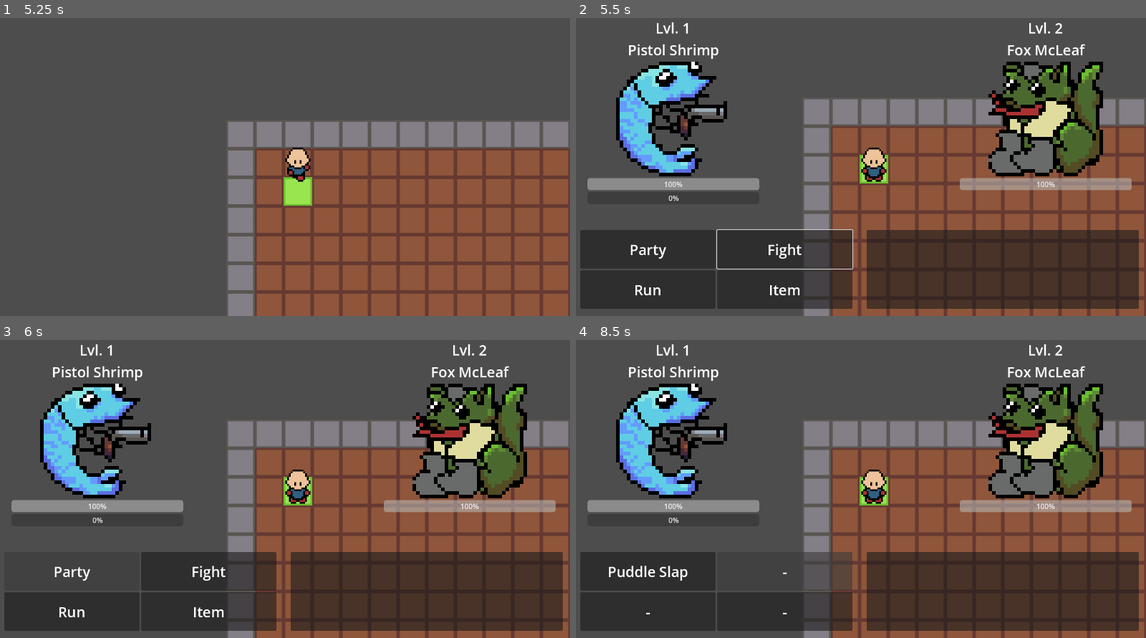
Above: before the commit, frames 1-4 (two rows, left to right).
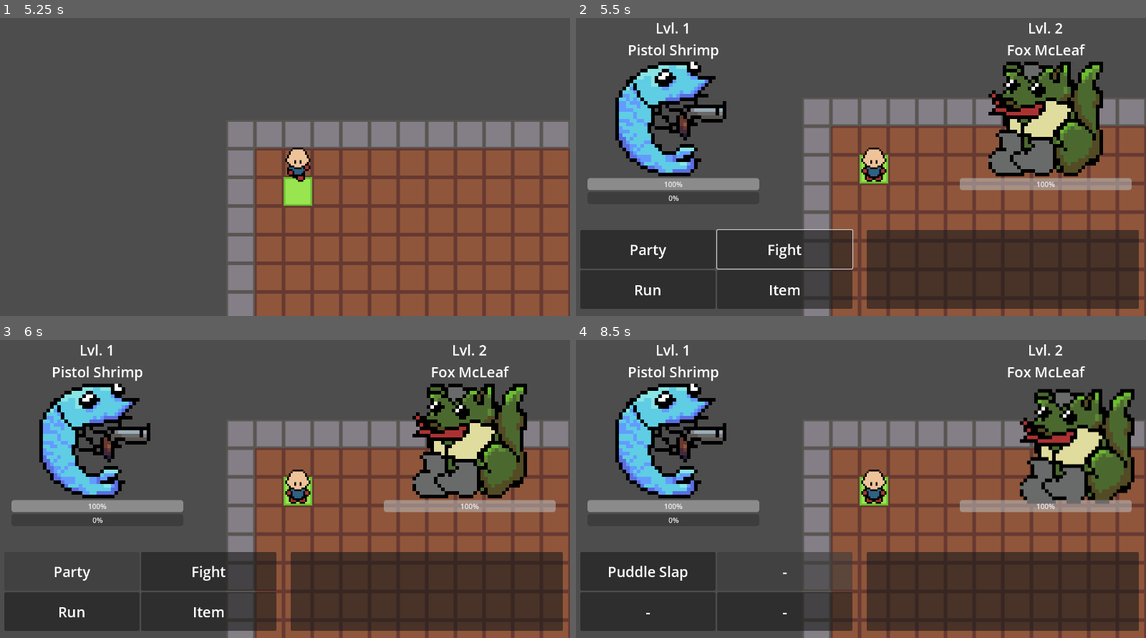
Above: after the commit, the same moments.

Repository: jevonsp/monster-tamer
Game: Godot game, scene res://main/main.tscn
Two runs of this game, one before a commit and one after it. Both use one fixed random seed, a clock stepped at 60 frames per second and the inputs below.
Inputs:
- Up to frame 1 (5.25 s): tap Enter at 0.5 s; hold D (right) 0.53-1.28 s; hold Space (yes) 0.53-1.28 s; hold S (down) 1.28-2.03 s; tap Space (yes) at 1.35, 2.85, 4.35 s; hold D (right) 2.03-2.78 s; hold Space (yes) 2.03-2.78 s; hold W (up) 2.78-3.53 s; hold Space (yes) 3.53-4.28 s; hold A (left) 3.53-5.03 s; tap Escape (no) at 4.15 s; hold S (down) from 5.03 s (still down); hold Space (yes) from 5.03 s (still down)
- Up to frame 2 (5.5 s): keep holding S (down); keep holding Space (yes)
- Up to frame 3 (6 s): release S (down) at 5.75 s; release Space (yes) at 5.75 s; click "Party" at 5.75 s
- Up to frame 4 (8.5 s): click "Fight" at 6.5 s; click "Puddle Slap" at 7.25 s; click "-" at 8 s

Frame 1 is identical in both runs. In frame 2, 0.5% of the frame differs, in the area x 6-27%, y 14-54%; in frame 3, 0.5%; in frame 4, 8.2%, in the area x 6-98%, y 14-56%.

Commit message:
Send Sprite Hit Shake

Diff:
--- a/battle/animation_container.gd
+++ b/battle/animation_container.gd
@@ -5,5 +5,6 @@
 
 
 func _on_move_animation_recieved(scene: PackedScene) -> void:
+	print_debug("Move Animation Recieved")
 	var animation = scene.instantiate()
 	add_child(animation)
--- a/battle/battle.gd
+++ b/battle/battle.gd
@@ -30,20 +30,20 @@
 @onready var move_label_1: Label = $Content/MoveButtons/Button1/Label
 @onready var move_label_2: Label = $Content/MoveButtons/Button2/Label
 @onready var move_label_3: Label = $Content/MoveButtons/Button3/Label
-@onready var player_level_label: Label = $Content/Player/LevelLabel
-@onready var player_name_label: Label = $Content/Player/NameLabel
-@onready var player_texture_rect: TextureRect = $Content/Player/TextureRect
-@onready var player_hp_bar: ProgressBar = $Content/Player/HPBar
-@onready var player_exp_bar: ProgressBar = $Content/Player/EXPBar
-@onready var enemy_level_label: Label = $Content/Enemy/LevelLabel
-@onready var enemy_name_label: Label = $Content/Enemy/NameLabel
-@onready var enemy_texture_rect: TextureRect = $Content/Enemy/TextureRect
-@onready var enemy_hp_bar: ProgressBar = $Content/Enemy/HPBar
+@onready var player_level_label: Label = $Content/PlayerLevelLabel
+@onready var player_name_label: Label = $Content/PlayerNameLabel
+@onready var player_texture_rect: TextureRect = $Content/PlayerTextureRect
+@onready var player_hp_bar: ProgressBar = $Content/PlayerHPBar
+@onready var player_exp_bar: ProgressBar = $Content/PlayerEXPBar
+@onready var enemy_level_label: Label = $Content/EnemyLevelLabel
+@onready var enemy_name_label: Label = $Content/EnemyNameLabel
+@onready var enemy_texture_rect: TextureRect = $Content/EnemyTextureRect
+@onready var enemy_hp_bar: ProgressBar = $Content/EnemyHPBar
+@onready var animation_player: AnimationPlayer = $AnimationPlayer
 
 
 func _ready() -> void:
-	Global.send_player_party.connect(set_player_party)
-	Global.wild_battle_requested.connect(create_wild_battle)
+	connect_signals()
 	bind_buttons()
 
 
@@ -59,7 +59,12 @@
 				change_vis_state(VisibilityState.OPTIONS)
 
 
-#region Battle Setup
+func connect_signals() -> void:
+	Global.send_player_party.connect(set_player_party)
+	Global.wild_battle_requested.connect(create_wild_battle)
+	Global.send_sprite_shake.connect(_on_send_sprite_shake)
+
+
 func bind_buttons() -> void:
 	var option_buttons = get_tree().get_nodes_in_group("option_buttons")
 	for b: Button in option_buttons:
@@ -143,9 +148,11 @@
 func update_hitpoints() -> void:
 	player_hp_bar.max_value = player_actor.max_hitpoints
 	player_hp_bar.value = player_actor.current_hitpoints
+	player_hp_bar.actor = player_actor
+
 	enemy_hp_bar.max_value = enemy_actor.max_hitpoints
 	enemy_hp_bar.value = enemy_actor.current_hitpoints
-
+	enemy_hp_bar.actor = enemy_actor
 
 func update_exp() -> void:
 	var max_exp = Monster.EXPERIENCE_PER_LEVEL * player_actor.level
@@ -169,9 +176,8 @@
 	enemy_party = []
 	toggle_visible()
 	toggle_player()
-#endregion
-
-#region UI Logic
+
+
 func _on_option_pressed(which: Button) -> void:
 	var num: int
 	match which.name:
@@ -231,9 +237,8 @@
 			option_buttons_grid.visible = false
 			move_buttons_grid.visible = true
 			focus_last_used_move(last_focused_move)
-#endregion
-
-#region Turn Execution
+
+
 func add_to_turn_queue(action, actor: Monster, target: Monster) -> void:
 	turn_queue[action] = [actor, target]
 
@@ -298,4 +303,10 @@
 
 func clear_turn_queue() -> void:
 	turn_queue.clear()
-#endregion
+
+
+func _on_send_sprite_shake(target: Monster) -> void:
+	if target == player_actor:
+		animation_player.play("player_hit")
+	else:
+		animation_player.play("enemy_hit")
--- a/battle/battle.tscn
+++ b/battle/battle.tscn
@@ -6,11 +6,69 @@
 [ext_resource type="Script" uid="uid://bk6ypbk1qdow6" path="res://battle/label.gd" id="4_4mnim"]
 [ext_resource type="Script" uid="uid://j3rccy2xlud6" path="res://battle/animation_container.gd" id="5_l1kiu"]
 
+[sub_resource type="Animation" id="Animation_4mnim"]
+length = 0.001
+tracks/0/type = "value"
+tracks/0/imported = false
+tracks/0/enabled = true
+tracks/0/path = NodePath("Content/PlayerTextureRect:position")
+tracks/0/interp = 1
+tracks/0/loop_wrap = true
+tracks/0/keys = {
+"times": PackedFloat32Array(0),
+"transitions": PackedFloat32Array(1),
+"update": 0,
+"values": [Vector2(30, 152)]
+}
+tracks/1/type = "value"
+tracks/1/imported = false
+tracks/1/enabled = true
+tracks/1/path = NodePath("Content/EnemyTextureRect:position")
+tracks/1/interp = 1
+tracks/1/loop_wrap = true
+tracks/1/keys = {
+"times": PackedFloat32Array(0),
+"transitions": PackedFloat32Array(1),
+"update": 0,
+"values": [Vector2(864, 152)]
+}
+
+[sub_resource type="Animation" id="Animation_l1kiu"]
+resource_name = "enemy_hit"
+length = 0.3
+tracks/0/type = "value"
+tracks/0/imported = false
+tracks/0/enabled = true
+tracks/0/path = NodePath("Content/EnemyTextureRect:position")
+tracks/0/interp = 1
+tracks/0/loop_wrap = true
+tracks/0/keys = {
+"times": PackedFloat32Array(0, 0.15, 0.3),
+"transitions": PackedFloat32Array(1, 1, 1),
+"update": 0,
+"values": [Vector2(864, 152), Vector2(934, 164), Vector2(864, 152)]
+}
+
 [sub_resource type="Animation" id="Animation_7fucf"]
 resource_name = "player_hit"
+length = 0.3
+tracks/0/type = "value"
+tracks/0/imported = false
+tracks/0/enabled = true
+tracks/0/path = NodePath("Content/PlayerTextureRect:position")
+tracks/0/interp = 1
+tracks/0/loop_wrap = true
+tracks/0/keys = {
+"times": PackedFloat32Array(0, 0.15, 0.3),
+"transitions": PackedFloat32Array(1, 1, 1),
+"update": 0,
+"values": [Vector2(30, 152), Vector2(-40, 164), Vector2(30, 152)]
+}
 
 [sub_resource type="AnimationLibrary" id="AnimationLibrary_iorop"]
 _data = {
+&"RESET": SubResource("Animation_4mnim"),
+&"enemy_hit": SubResource("Animation_l1kiu"),
 &"player_hit": SubResource("Animation_7fucf")
 }
 
@@ -210,70 +268,92 @@
 horizontal_alignment = 1
 vertical_alignment = 1
 
-[node name="Player" type="VBoxContainer" parent="Content" unique_id=720071698]
+[node name="PlayerLevelLabel" type="Label" parent="Content" unique_id=1568394748]
 layout_mode = 0
 offset_left = 32.0
 offset_top = 54.0
 offset_right = 416.0
-offset_bottom = 470.0
-
-[node name="LevelLabel" type="Label" parent="Content/Player" unique_id=1568394748]
-layout_mode = 2
+offset_bottom = 99.0
 theme_override_font_sizes/font_size = 32
 text = "Lvl.99"
 horizontal_alignment = 1
 vertical_alignment = 1
 
-[node name="NameLabel" type="Label" parent="Content/Player" unique_id=425096907]
-layout_mode = 2
+[node name="PlayerNameLabel" type="Label" parent="Content" unique_id=425096907]
+layout_mode = 0
+offset_left = 32.0
+offset_top = 103.0
+offset_right = 416.0
+offset_bottom = 148.0
 theme_override_font_sizes/font_size = 32
 text = "Name"
 horizontal_alignment = 1
 vertical_alignment = 1
 
-[node name="TextureRect" type="TextureRect" parent="Content/Player" unique_id=1951812552]
+[node name="PlayerTextureRect" type="TextureRect" parent="Content" unique_id=1951812552]
 custom_minimum_size = Vector2(0, 256)
-layout_mode = 2
+layout_mode = 0
+offset_left = 30.0
+offset_top = 152.0
+offset_right = 414.0
+offset_bottom = 408.0
 texture = ExtResource("2_tiqy5")
 expand_mode = 3
 stretch_mode = 5
 flip_h = true
 
-[node name="HPBar" parent="Content/Player" unique_id=1881680306 instance=ExtResource("3_qubjc")]
-layout_mode = 2
-
-[node name="EXPBar" type="ProgressBar" parent="Content/Player" unique_id=447239853]
-layout_mode = 2
-
-[node name="Enemy" type="VBoxContainer" parent="Content" unique_id=1037151586]
+[node name="PlayerHPBar" parent="Content" unique_id=1881680306 instance=ExtResource("3_qubjc")]
+layout_mode = 0
+offset_left = 32.0
+offset_top = 412.0
+offset_right = 416.0
+offset_bottom = 439.0
+
+[node name="PlayerEXPBar" type="ProgressBar" parent="Content" unique_id=447239853]
+layout_mode = 0
+offset_left = 32.0
+offset_top = 443.0
+offset_right = 416.0
+offset_bottom = 470.0
+
+[node name="EnemyLevelLabel" type="Label" parent="Content" unique_id=1192345644]
 layout_mode = 0
 offset_left = 864.0
 offset_top = 54.0
 offset_right = 1248.0
-offset_bottom = 439.0
-
-[node name="LevelLabel" type="Label" parent="Content/Enemy" unique_id=1192345644]
-layout_mode = 2
+offset_bottom = 99.0
 theme_override_font_sizes/font_size = 32
 text = "Lvl.99"
 horizontal_alignment = 1
 vertical_alignment = 1
 
-[node name="NameLabel" type="Label" parent="Content/Enemy" unique_id=402344739]
-layout_mode = 2
+[node name="EnemyNameLabel" type="Label" parent="Content" unique_id=402344739]
+layout_mode = 0
+offset_left = 864.0
+offset_top = 103.0
+offset_right = 1248.0
+offset_bottom = 148.0
 theme_override_font_sizes/font_size = 32
 text = "Name"
 horizontal_alignment = 1
 vertical_alignment = 1
 
-[node name="TextureRect" type="TextureRect" parent="Content/Enemy" unique_id=1588136732]
+[node name="EnemyTextureRect" type="TextureRect" parent="Content" unique_id=1588136732]
 custom_minimum_size = Vector2(0, 256)
-layout_mode = 2
+layout_mode = 0
+offset_left = 864.0
+offset_top = 152.0
+offset_right = 1248.0005
+offset_bottom = 408.0
 texture = ExtResource("2_tiqy5")
 stretch_mode = 5
 
-[node name="HPBar" parent="Content/Enemy" unique_id=1017245820 instance=ExtResource("3_qubjc")]
-layout_mode = 2
+[node name="EnemyHPBar" parent="Content" unique_id=1017245820 instance=ExtResource("3_qubjc")]
+layout_mode = 0
+offset_left = 864.0
+offset_top = 412.0
+offset_right = 1248.0
+offset_bottom = 439.0
 
 [node name="Panel" type="Panel" parent="Content" unique_id=1233652202]
 layout_mode = 0
--- a/battle/hp_bar.gd
+++ b/battle/hp_bar.gd
@@ -1 +1,2 @@
 extends ProgressBar
+var actor
--- a/battle/label.gd
+++ b/battle/label.gd
@@ -39,6 +39,7 @@
 
 
 func text_finished() -> void:
+	print_debug("Text finished")
 	Global.text_box_complete.emit()
 	clean_up()
 
--- a/classes/Monster.gd
+++ b/classes/Monster.gd
@@ -45,3 +45,8 @@
 
 func set_stats() -> void:
 	current_hitpoints = max_hitpoints
+
+
+
+func take_damage(amount: int) -> void:
+	pass
--- a/classes/Move.gd
+++ b/classes/Move.gd
@@ -14,4 +14,4 @@
 	Global.send_text_box.emit(text, true)
 	Global.send_move_animation.emit(animation)
 	await Global.move_animation_complete
-	print("got move_animation_complete")
+	Global.send_sprite_shake.emit(target)
--- a/main/Global.gd
+++ b/main/Global.gd
@@ -4,14 +4,19 @@
 # Player
 signal toggle_player
 signal step_completed(position: Vector2)
-# WIldZone
+# WildZone
 signal wild_battle_requested(mon_data: MonsterData, level: int)
 signal player_party_requested
 signal send_player_party(party: Array[Monster])
+# Battle
 # Label
 signal send_text_box(text: Array[String], auto_complete: bool)
 signal text_box_complete
 # Move Animation
 signal send_move_animation(scene: PackedScene)
 signal move_animation_complete
+# Sprite Shake
+signal send_sprite_shake(target: Monster)
+# Hitpoints
+signal hitpoints_changed(target: Monster, old_hp: int, new_hp: int)
 @warning_ignore_restore("unused_signal")
--- a/moves/move_animation.gd
+++ b/moves/move_animation.gd
@@ -2,11 +2,10 @@
 @onready var animation_player: AnimationPlayer = $AnimationPlayer
 
 func _ready() -> void:
-	print("animation added")
 	animation_player.animation_finished.connect(_on_animation_player_animation_finished)
 	animation_player.play("move")
 
 func _on_animation_player_animation_finished(_anim_name: StringName) -> void:
-	print_debug("Animation finished, freeing")
+	print_debug("Move Animation Finished")
 	Global.move_animation_complete.emit()
 	queue_free()
